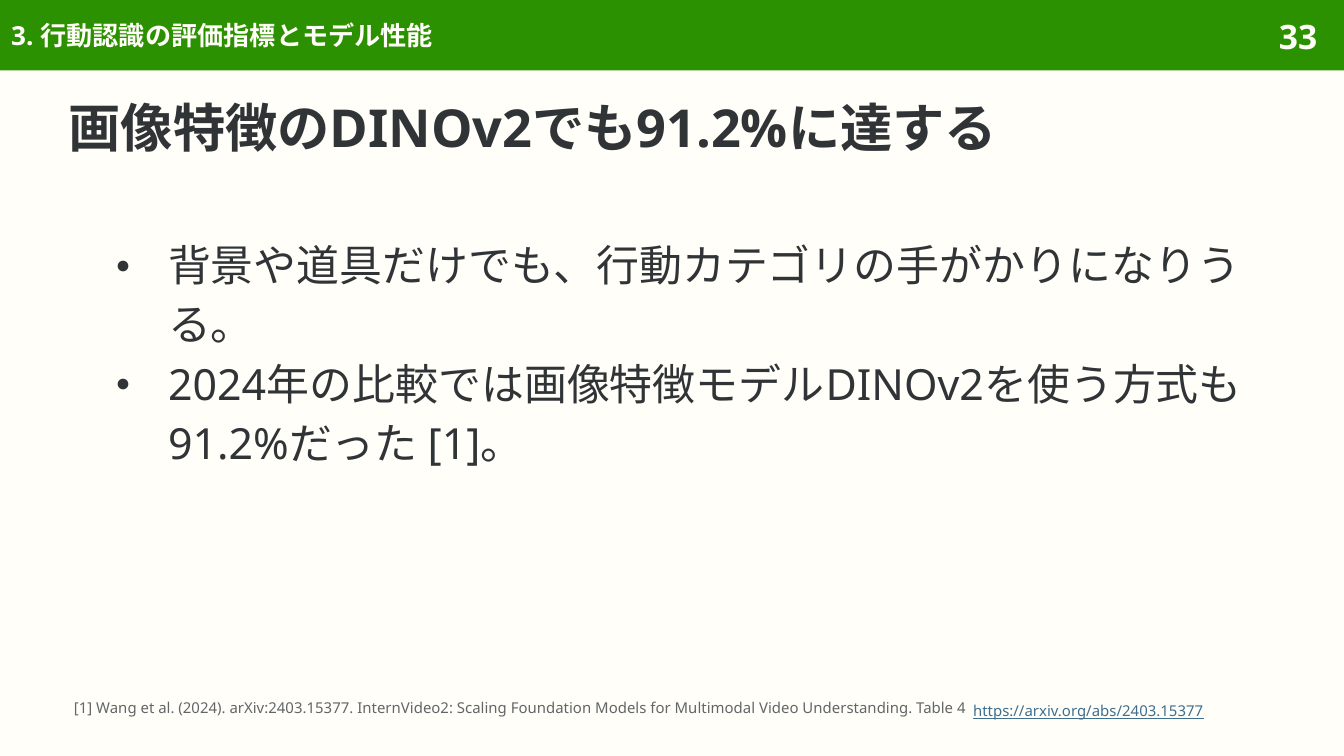
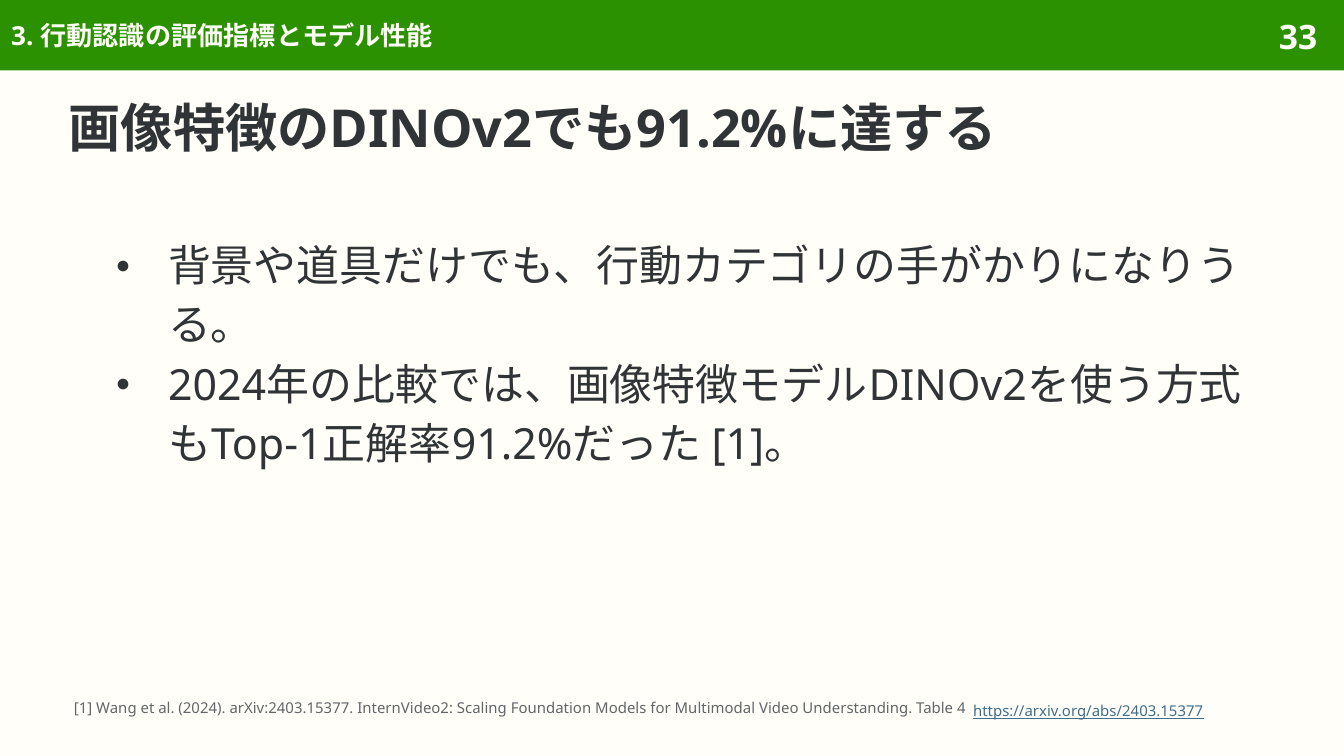
Before and after one commit to sasakiy84/datasets-in-10-minutes, a slide deck: slide 33 of slides/datasets-in-10-minutes-ucf101.pptx. Drawn at 1344x756 pixels with LibreOffice and Linux fonts; fonts in the diff are those of the drawing. Boxes give left, top, right and bottom in pixels: in the first picture for what was removed or moved away, otherwise in the second. Text is boxed around its words. In the diff, an @@ line names an element or a change of style, - is before the commit and + after.

```diff
--- a/slides/datasets-in-10-minutes-ucf101.pptx
+++ b/slides/datasets-in-10-minutes-ucf101.pptx
@@ text at <box>168,363,1242,469</box>: text changed @@
-● 2024年の比較では画像特徴モデルDINOv2を使う方式も91.2%だった [1]。
+● 2024年の比較では、画像特徴モデルDINOv2を使う方式もTop-1正解率91.2%だった [1]。
```
Also in this commit, not shown: 9 other slides changed, 7 other files.
